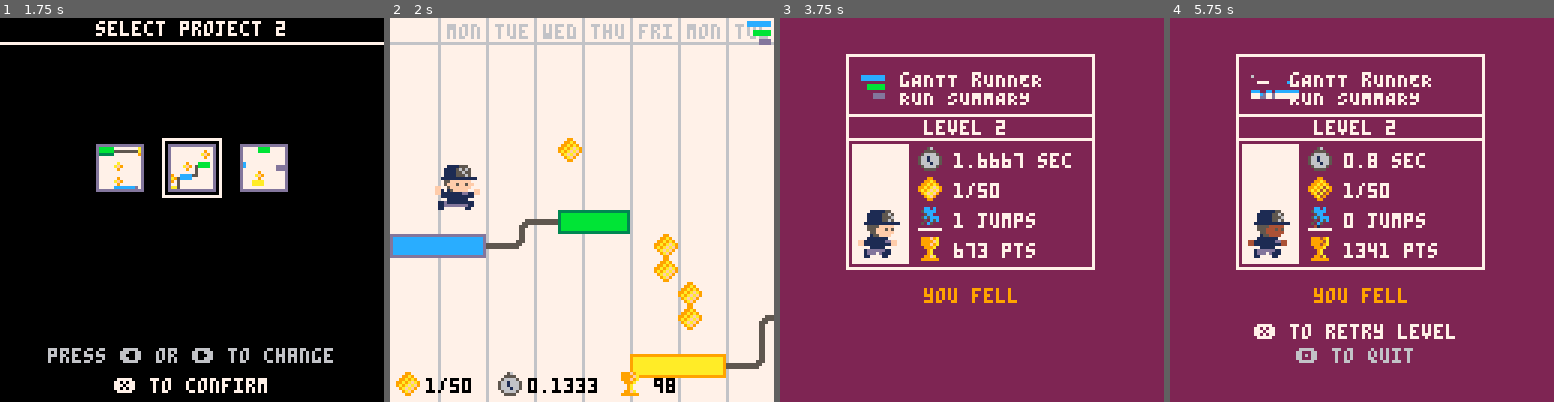
Above: before the commit, frames 1-4 (left to right).
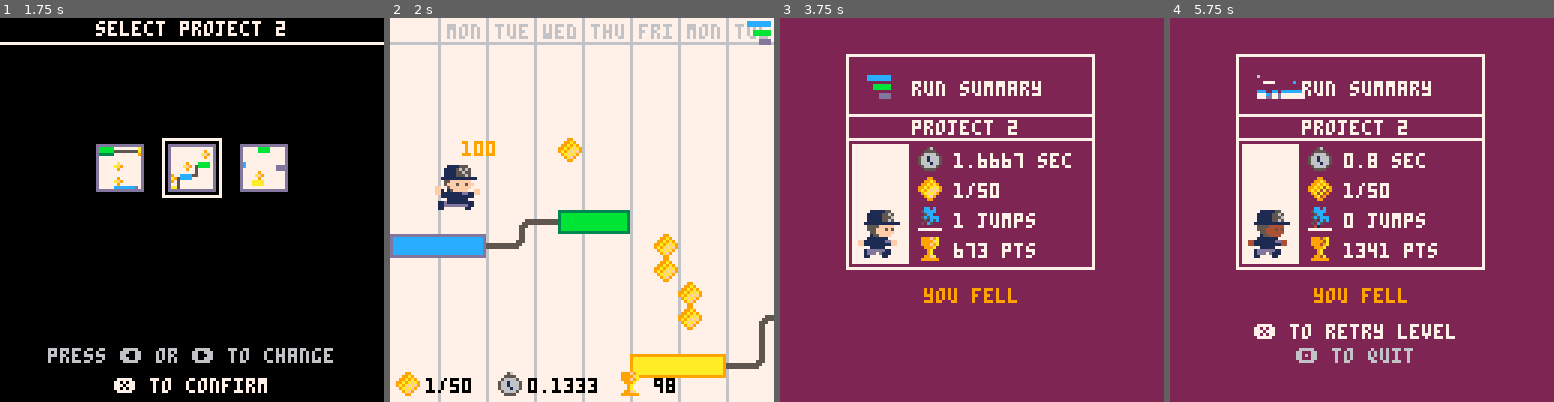
Above: after the commit, the same moments.

Repository: teamgantt/gantt-runner
Game: PICO-8 cartridge gantt-runner.p8
The game is run twice, just before and just after one commit, with the same random seed, the same clock (stepped at 60 frames per second) and the same inputs.
Inputs:
- Up to frame 1 (1.75 s): tap X (X key) at 0.33, 1.07 s; tap O (Z key) at 0.7, 1.7 s; hold Right from 1.6 s (still down)
- Up to frame 2 (2 s): keep holding Right; tap X (X key) at 1.85 s
- Up to frame 3 (3.75 s): release Right at 2.1 s; tap O (Z key) every 0.4 s from 2.1 to 3.7 s; hold Right 2.47-3.03 s; tap X (X key) at 2.97 s; hold Left 3.08-3.58 s; hold Down from 3.63 s (still down)
- Up to frame 4 (5.75 s): release Down at 3.97 s; hold Right 4.02-4.68 s; tap X (X key) at 4.08, 5.2 s; tap O (Z key) every 0.4 s from 4.1 to 5.7 s; hold Left 5.08-5.68 s; hold Down from 5.73 s (still down)

Frame 1 is identical in both runs. In frame 2, 0.2% of the frame differs, in the area x 18-28%, y 32-36%; in frame 3, 1.7%; in frame 4, 1.8%, in the area x 21-68%, y 14-31%.

Commit message:
improves collection of milestones with pt values

Diff:
--- a/src/collision.lua
+++ b/src/collision.lua
@@ -45,6 +45,7 @@
 		if (check_collision(player.x, player.y, 16, 16, mile.x, mile.y, 8, 8)) then
 			prev_milestone_x = mile.x
 			del(level.milestones, mile)
+			add(level.milestone_pts, {x=mile.x, y=mile.y, f=0})
 			player.milestones+=1
 			sfx(2)
 		end
--- a/src/levels.lua
+++ b/src/levels.lua
@@ -14,6 +14,7 @@
     offset_y=0; -- collision offset for map
     milestones={};
     milestone_cache={};
+    milestone_pts={};
     color_bg=0;
 
     init = function(self, start_cell_x, start_cell_y, level_w, level_h, player_x, player_y, offset_y, color)
@@ -33,20 +34,22 @@
       for k,mile in ipairs(self.milestones) do
         mile:animate()
       end
+
+      -- animate milestone pts
+      for k,mile in ipairs(self.milestone_pts) do
+        mile.y -= 1
+        mile.f += 1
+        if (mile.f > 15) then
+          del(self.milestone_pts, mile)
+        end
+      end
+
       -- handle collisions
       milestone_collide(self)
     end;
 
     setup = function(self)
       self:setup_milestones()
-      --   self.start_cell_x, -- start x
-      --   self.start_cell_x+self.level_w, -- end x
-      --   self.start_cell_y, -- start y
-      --   self.start_cell_y+self.level_h, -- end y,
-      --   self.offset_y,
-      --   self.milestone_cache,
-      --   self.milestones
-      -- )
     end;
 
     draw = function(self)
@@ -55,6 +58,11 @@
       -- draw milestones
       for k,mile in ipairs(self.milestones) do
         spr(mile_frames[flr(mile.f)], mile.x, mile.y)
+      end
+
+      -- draw milestone pts
+      for k,mile in ipairs(self.milestone_pts) do
+        print('100', mile.x, mile.y, 9)
       end
     end;
 
--- a/src/summary.lua
+++ b/src/summary.lua
@@ -92,11 +92,10 @@
   line(cam.x+22, cam.y+32, cam.x+104, cam.y+32, 7)
   line(cam.x+22, cam.y+40, cam.x+104, cam.y+40, 7)
 
-	spr(248, cam.x+27, 19, 2, 2) --tg logo
-	print('gANTT rUNNER', cam.x+40, cam.y+18, 7)
-	print('RUN SUMMARY', cam.x+40, cam.y+24, 7)
+	spr(248, cam.x+29, 19, 2, 2) --tg logo
+	print('run summary', cam.x+44, cam.y+21, 7)
 
-  print('level '..g.level, cam.x+46+stat_offx, cam.y+26+stat_offy, 7)
+  print('project '..g.level, cam.x+42+stat_offx, cam.y+26+stat_offy, 7)
 
   spr(46, cam.x+44+stat_offx, cam.y+35+stat_offy) --time
 	print(g.end_t..' sec', cam.x+56+stat_offx, cam.y+37+stat_offy, 7)
